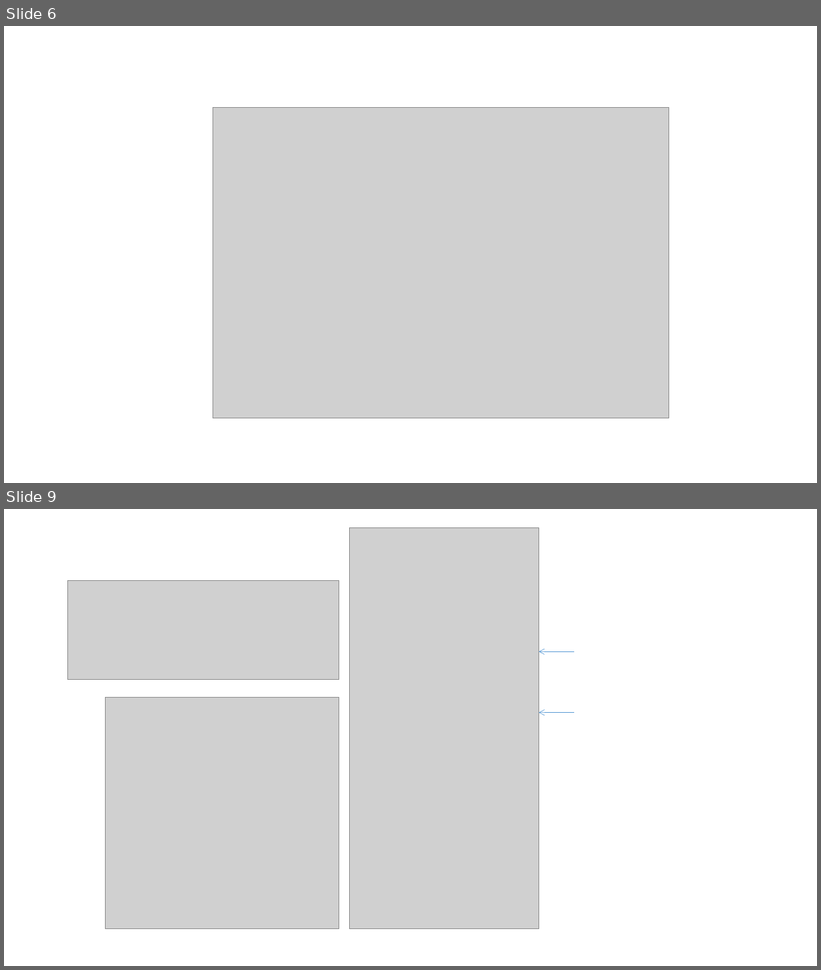
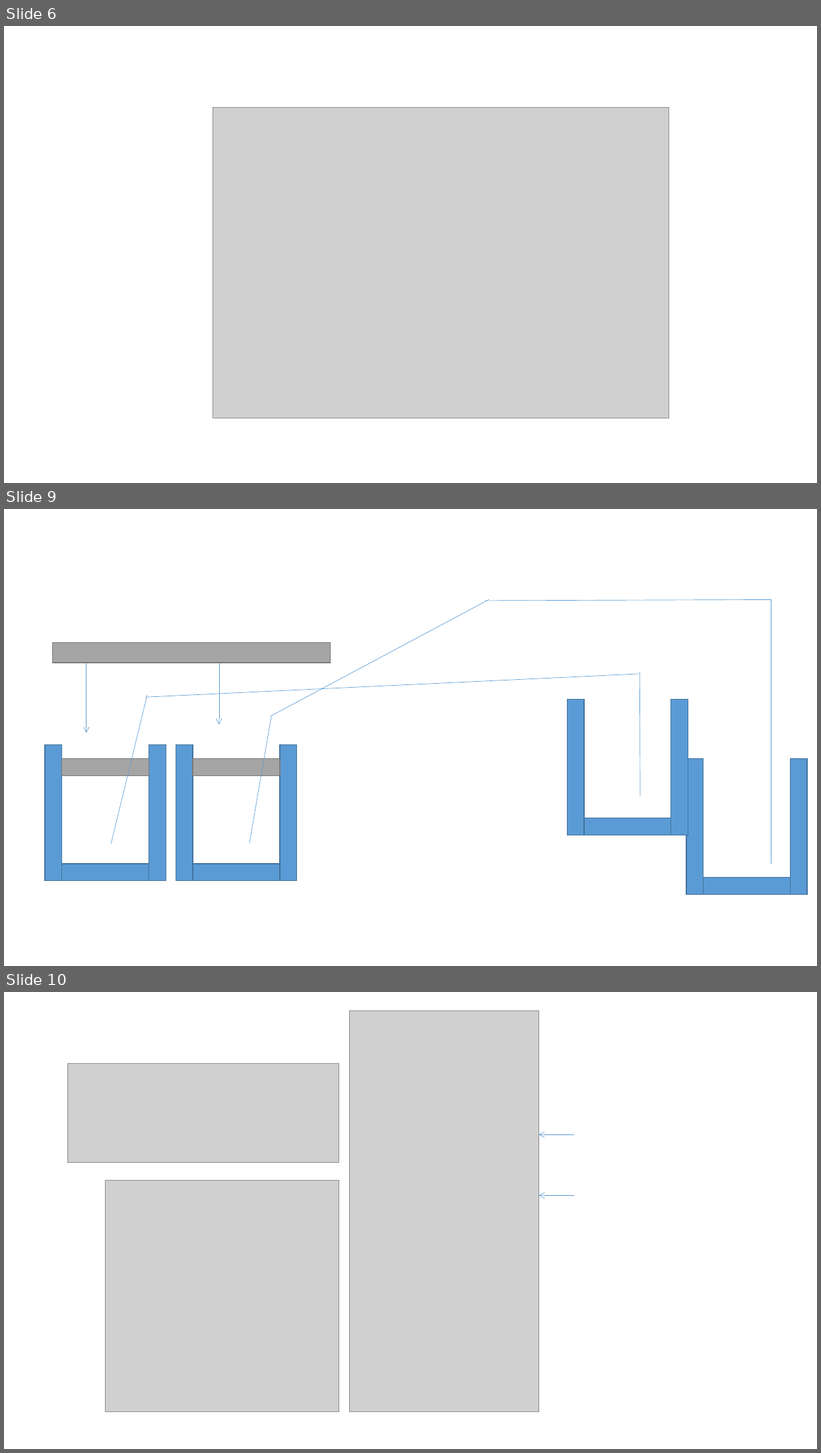
Before and after one commit to Intertangler/covid19_stuff, a slide deck: Presentation1.pptx. Shown one above the other, each under a label of ours: slides 6 and 9 before the commit, slides 6, 9 and 10 after it; the slides between them are not shown. The pictures are 821x970 and 821x1453 pixels, drawn with LibreOffice and Linux fonts; fonts in the diff are those of the drawing; grey boxes stand for pictures. Boxes give left, top, right and bottom in pixels: in the first picture for what was removed or moved away, otherwise in the second. Text is boxed around its words. In the diff, an @@ line names an element or a change of style, - is before the commit and + after.

```diff
--- a/Presentation1.pptx
+++ b/Presentation1.pptx
@@ slide 9 added at box(4, 509, 817, 966), background #FFFFFF @@
@@ line added from (489, 600) to (271, 716), #5B9BD5 0.5 pt @@
@@ line added from (772, 600) to (484, 601), #5B9BD5 0.5 pt @@
@@ line added from (772, 864) to (772, 600), #5B9BD5 0.5 pt @@
@@ rectangle added at box(52, 642, 330, 663), fill #A5A5A5, outline #7A7A7A 1 pt @@
@@ arrow added from (86, 663) to (86, 733), #5B9BD5 0.5 pt @@
@@ arrow added from (219, 655) to (219, 725), #5B9BD5 0.5 pt @@
@@ line added from (639, 674) to (145, 698), #5B9BD5 0.5 pt @@
@@ line added from (640, 796) to (640, 672), #5B9BD5 0.5 pt @@
@@ line added from (112, 844) to (147, 695), #5B9BD5 0.5 pt @@
@@ rectangle added at box(567, 699, 584, 835), fill #5B9BD5, outline #43739E 1 pt @@
@@ rectangle added at box(671, 699, 688, 835), fill #5B9BD5, outline #43739E 1 pt @@
@@ line added from (250, 844) to (272, 716), #5B9BD5 0.5 pt @@
@@ rectangle added at box(45, 745, 62, 881), fill #5B9BD5, outline #43739E 1 pt @@
@@ rectangle added at box(149, 745, 166, 881), fill #5B9BD5, outline #43739E 1 pt @@
@@ rectangle added at box(176, 745, 193, 881), fill #5B9BD5, outline #43739E 1 pt @@
@@ rectangle added at box(280, 745, 297, 881), fill #5B9BD5, outline #43739E 1 pt @@
@@ rectangle added at box(62, 759, 149, 776), fill #A5A5A5, outline #7A7A7A 1 pt @@
@@ rectangle added at box(193, 759, 281, 776), fill #A5A5A5, outline #7A7A7A 1 pt @@
@@ rectangle added at box(686, 759, 704, 895), fill #5B9BD5, outline #43739E 1 pt @@
@@ rectangle added at box(790, 759, 807, 895), fill #5B9BD5, outline #43739E 1 pt @@
@@ rectangle added at box(584, 819, 671, 835), fill #5B9BD5, outline #43739E 1 pt @@
@@ rectangle added at box(62, 864, 149, 881), fill #5B9BD5, outline #43739E 1 pt @@
@@ rectangle added at box(193, 864, 281, 881), fill #5B9BD5, outline #43739E 1 pt @@
@@ rectangle added at box(704, 878, 791, 895), fill #5B9BD5, outline #43739E 1 pt @@
@@ what was slide 9 is now slide 10 @@
```
Also in this commit, not shown: 2 slides changed, 2 other slides added, 3 slides removed, 1 other file.
